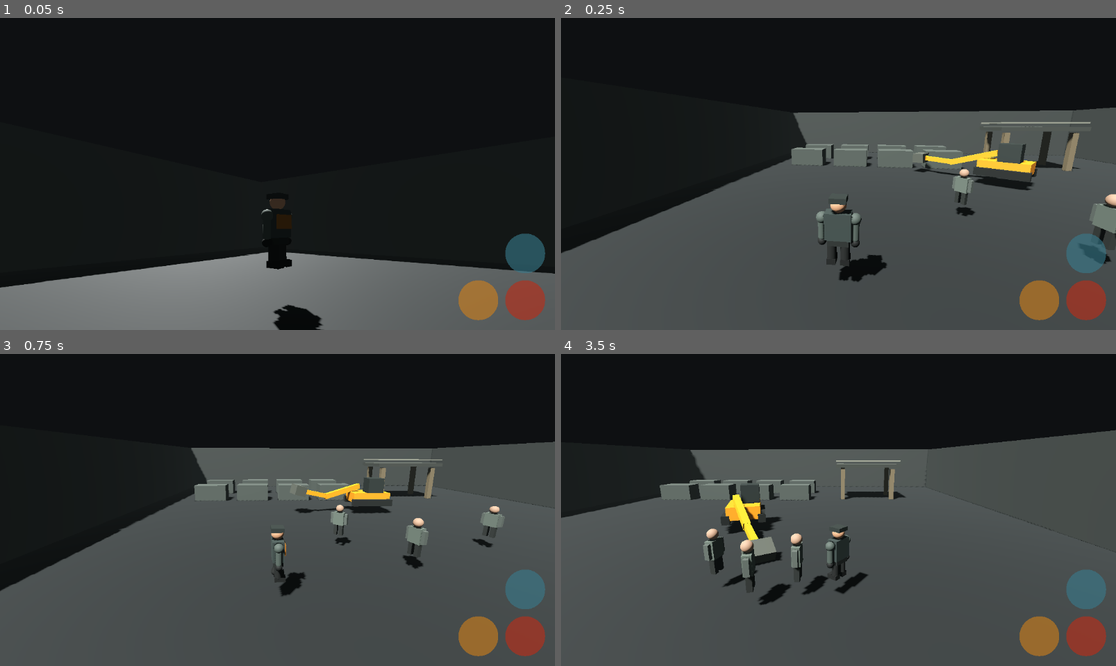
Above: before the commit, frames 1-4 (two rows, left to right).
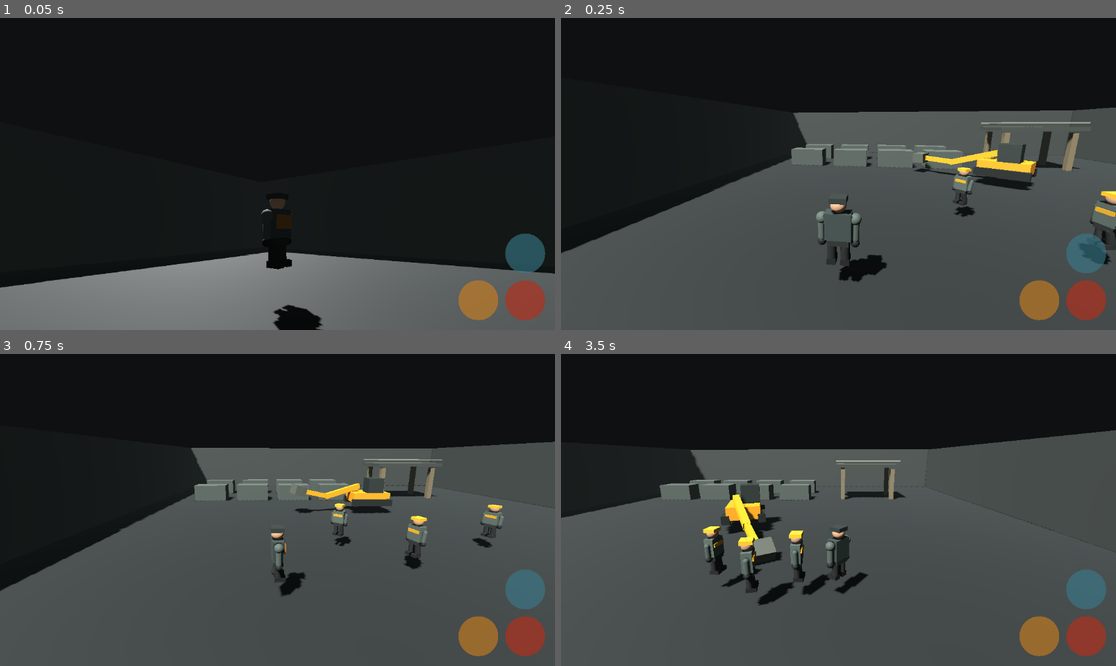
Above: after the commit, the same moments.

Repository: IssisX/IssisX
Game: Godot game, scene res://Main.tscn
Same seed, same stepped clock (60 frames per second), same inputs: the game is played once before the commit and once after it.
Inputs (mouse positions are in pixels of both pictures, inside the frame that each line leads up to):
- Up to frame 1 (0.05 s): no input
- Up to frame 2 (0.25 s): no input
- Up to frame 3 (0.75 s): move the mouse to (399, 494) at 0.52 s; hold D from 0.53 s (still down); hold E from 0.53 s (still down); click (399, 494) at 0.67 s
- Up to frame 4 (3.5 s): release D at 1.25 s; release E at 1.25 s; drag from (727, 525) to (810, 572) at 1.27 s; move the mouse to (894, 441) at 2.02 s; hold D 2.03-2.75 s; hold K 2.03-2.75 s; drag from (810, 572) to (672, 463) at 2.77 s

Frame 1 is identical in both runs. In frame 2, 0.5% of the frame differs, in the area x 70-100%, y 47-80%; in frame 3, 0.5%; in frame 4, 0.8%, in the area x 25-49%, y 55-81%.

Commit message:
Improve enemy worker silhouette and motion readability

Diff:
--- a/kinetic-foundry/scripts/enemy.gd
+++ b/kinetic-foundry/scripts/enemy.gd
@@ -24,31 +24,83 @@
     _build_visual()
 
 func _build_visual() -> void:
+    var pelvis := GeomUtil.box_mesh(
+        Vector3(0.64, 0.32, 0.38),
+        Color(0.105, 0.11, 0.105),
+        0.88,
+        0.02
+    )
+    pelvis.position.y = 0.84
+    _visual.add_child(pelvis)
+
     var torso := GeomUtil.box_mesh(
-        Vector3(0.74, 0.88, 0.38),
-        Color(0.30, 0.33, 0.30)
+        Vector3(0.76, 0.84, 0.42),
+        Color(0.25, 0.285, 0.26),
+        0.78,
+        0.03
     )
-    torso.position.y = 1.18
+    torso.position.y = 1.31
     _visual.add_child(torso)
+
+    var chest_mark := GeomUtil.box_mesh(
+        Vector3(0.64, 0.16, 0.06),
+        Color(0.66, 0.46, 0.08),
+        0.72,
+        0.04
+    )
+    chest_mark.position = Vector3(0.0, 1.43, -0.24)
+    _visual.add_child(chest_mark)
+
     var head := GeomUtil.sphere_mesh(
-        0.25,
-        Color(0.56, 0.44, 0.36)
+        0.245,
+        Color(0.54, 0.41, 0.33)
     )
-    head.position.y = 1.88
+    head.position.y = 1.93
     _visual.add_child(head)
+
+    var hardhat := GeomUtil.box_mesh(
+        Vector3(0.52, 0.16, 0.52),
+        Color(0.74, 0.54, 0.10),
+        0.76,
+        0.04
+    )
+    hardhat.position = Vector3(0.0, 2.09, 0.0)
+    _visual.add_child(hardhat)
+
     for side in [-1.0, 1.0]:
-        var leg := GeomUtil.box_mesh(
-            Vector3(0.23, 0.78, 0.25),
-            Color(0.12, 0.13, 0.12)
+        var arm := GeomUtil.capsule_mesh(
+            0.115,
+            0.72,
+            Color(0.22, 0.25, 0.23)
         )
-        leg.position = Vector3(side * 0.20, 0.40, 0.0)
+        arm.name = "Arm"
+        arm.position = Vector3(side * 0.47, 1.20, 0.0)
+        _visual.add_child(arm)
+
+        var glove := GeomUtil.sphere_mesh(
+            0.13,
+            Color(0.065, 0.07, 0.065)
+        )
+        glove.position = Vector3(side * 0.47, 0.82, 0.0)
+        _visual.add_child(glove)
+
+        var leg := GeomUtil.capsule_mesh(
+            0.145,
+            0.82,
+            Color(0.09, 0.095, 0.09)
+        )
+        leg.name = "Leg"
+        leg.position = Vector3(side * 0.19, 0.44, 0.0)
         _visual.add_child(leg)
-        var arm := GeomUtil.box_mesh(
-            Vector3(0.20, 0.72, 0.22),
-            Color(0.27, 0.29, 0.27)
+
+        var boot := GeomUtil.box_mesh(
+            Vector3(0.27, 0.18, 0.43),
+            Color(0.05, 0.055, 0.05),
+            0.97,
+            0.02
         )
-        arm.position = Vector3(side * 0.48, 1.18, 0.0)
-        _visual.add_child(arm)
+        boot.position = Vector3(side * 0.19, 0.09, -0.06)
+        _visual.add_child(boot)
 
 func set_target(node: Node3D) -> void:
     target = node
@@ -113,4 +165,14 @@
     _phase += delta * planar * 2.4
     if _visual == null:
         return
-    _visual.rotation.z = sin(_phase) * 0.025 * minf(planar, 1.0)
+    var swing := sin(_phase) * 0.32 * minf(planar / speed, 1.0)
+    var arm_i := 0
+    var leg_i := 0
+    for child in _visual.get_children():
+        if child.name == "Arm":
+            child.rotation.x = swing if arm_i == 0 else -swing
+            arm_i += 1
+        elif child.name == "Leg":
+            child.rotation.x = -swing if leg_i == 0 else swing
+            leg_i += 1
+    _visual.rotation.z = sin(_phase) * 0.012 * minf(planar, 1.0)
